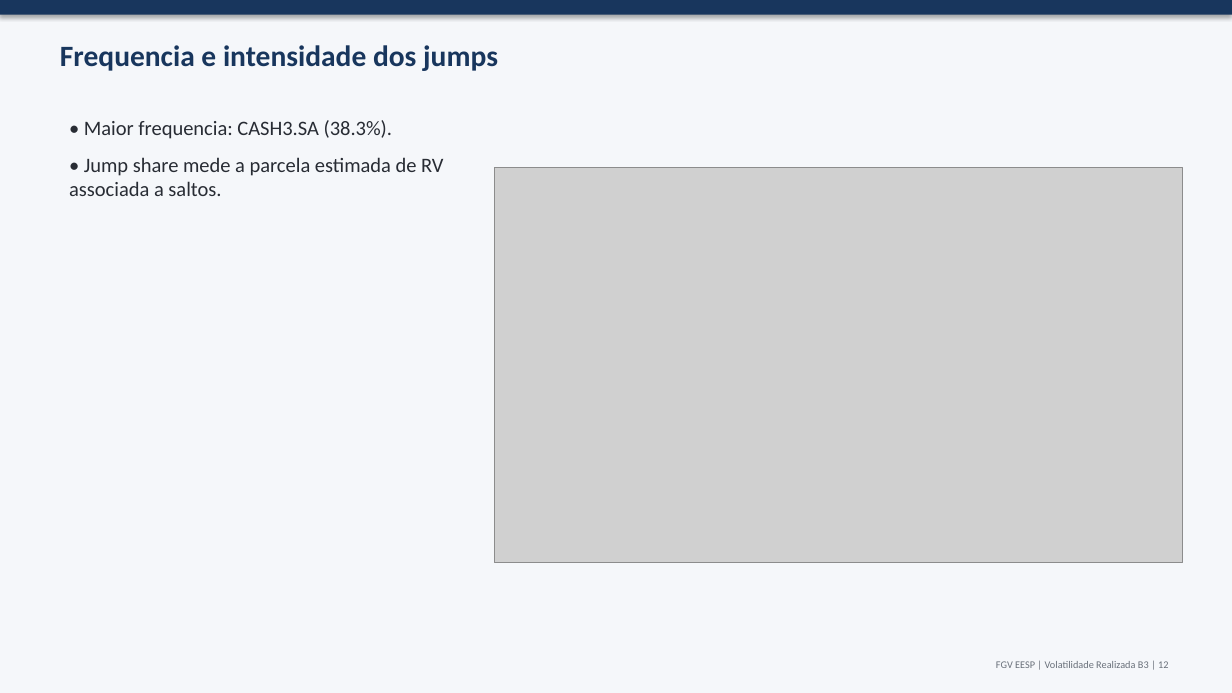
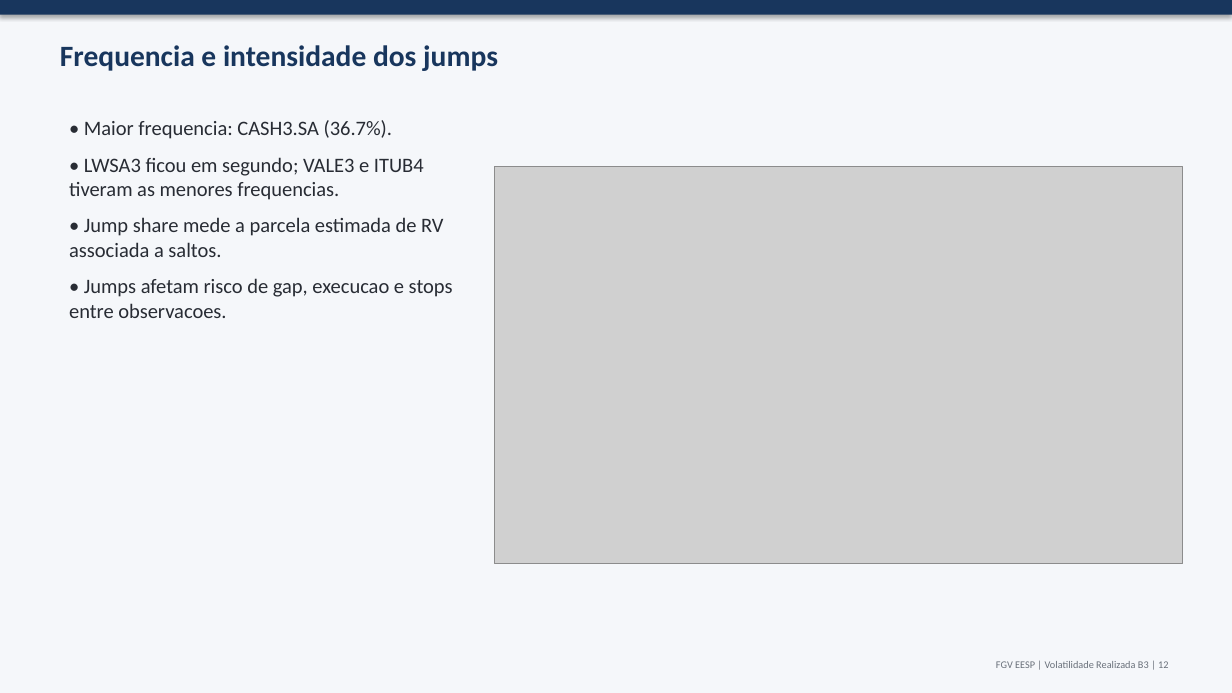
Before and after one commit to JoaoPauloZangrandi/volatilidade-realizada-b3, a slide deck: slide 12 of outputs/slides/trabalho_volatilidade_realizada_b3.pptx. Drawn at 1232x693 pixels with LibreOffice and Linux fonts; fonts in the diff are those of the drawing; grey boxes stand for pictures. Boxes give left, top, right and bottom in pixels: in the first picture for what was removed or moved away, otherwise in the second. Text is boxed around its words. In the diff, an @@ line names an element or a change of style, - is before the commit and + after.

```diff
--- a/outputs/slides/trabalho_volatilidade_realizada_b3.pptx
+++ b/outputs/slides/trabalho_volatilidade_realizada_b3.pptx
@@ text at <box>69,120,424,200</box>: text changed @@
-• Maior frequencia: CASH3.SA (38.3%).
+• Maior frequencia: CASH3.SA (36.7%).
+• LWSA3 ficou em segundo; VALE3 e ITUB4 tiveram as menores frequencias.
@@ text at <box>69,278,453,318</box>: paragraph added @@
+• Jumps afetam risco de gap, execucao e stops entre observacoes.
```
Also in this commit, not shown: 7 other slides changed, 48 other files.
